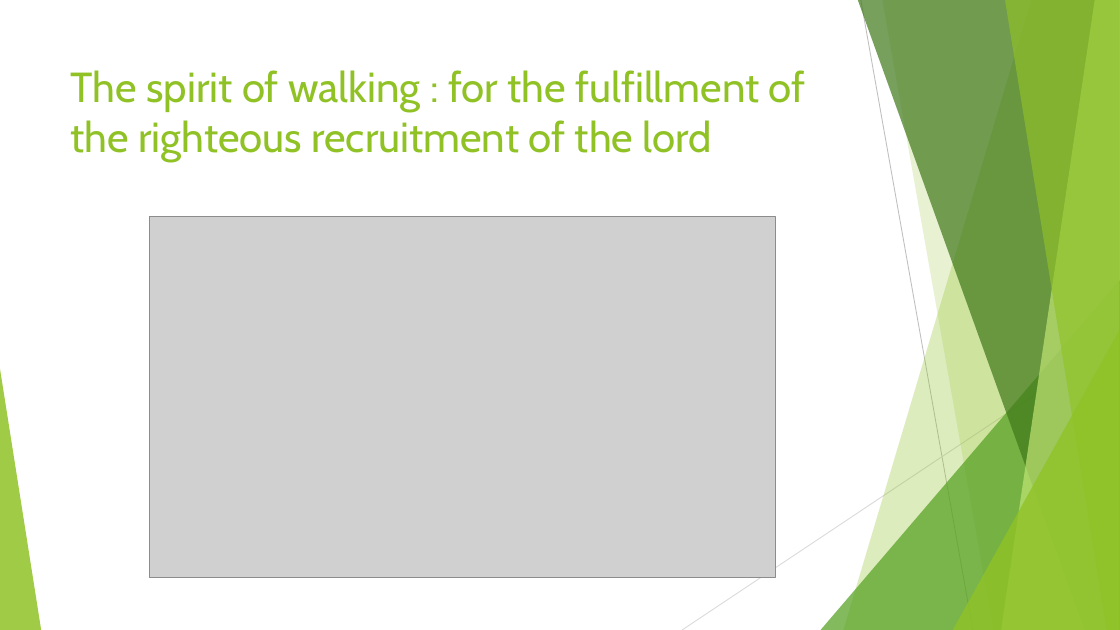
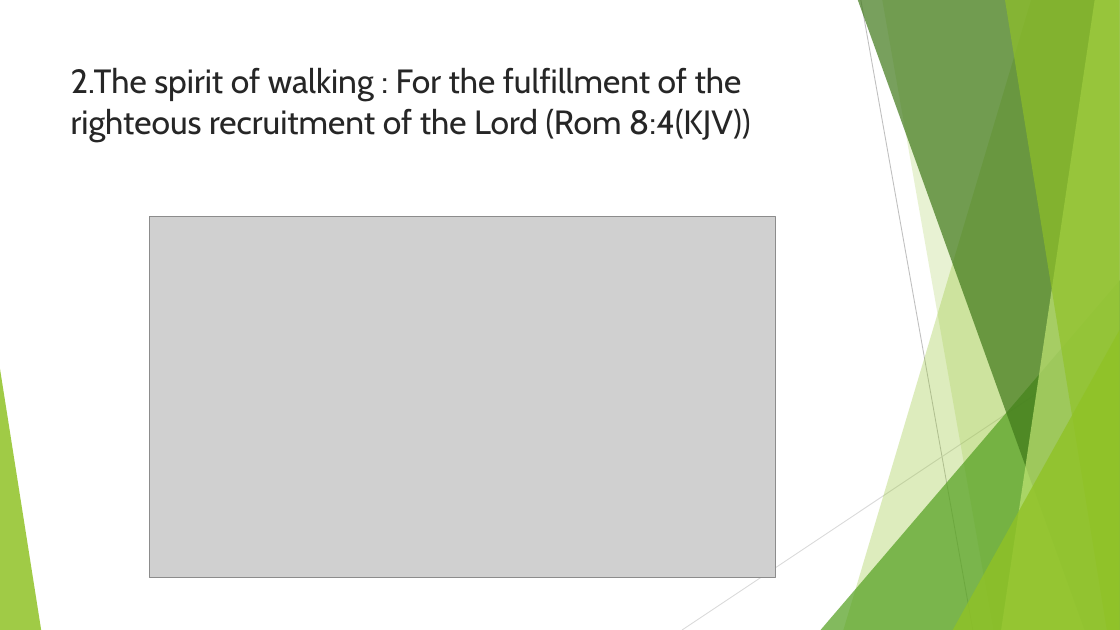
Before and after one commit to GOVARTHANAN123/Time, a slide deck: slide 3 of singapore_presentation1.pptx (slide 2 before the commit). Drawn at 1120x630 pixels with LibreOffice and Linux fonts; fonts in the diff are those of the drawing; grey boxes stand for pictures. Boxes give left, top, right and bottom in pixels: in the first picture for what was removed or moved away, otherwise in the second. Text is boxed around its words. In the diff, an @@ line names an element or a change of style, - is before the commit and + after.

```diff
--- a/singapore_presentation1.pptx
+++ b/singapore_presentation1.pptx
@@ title at [71, 67, 751, 142]: text changed; size 36 to 28.8 pt; text colour #90C226 to #262626 @@
-The spirit of walking : for the fulfillment of the righteous recruitment of the lord
+2.The spirit of walking : For the fulfillment of the righteous recruitment of the Lord (Rom 8:4(KJV))
```
Also in this commit, not shown: 14 other slides changed, 2 slides added, 2 other files.
